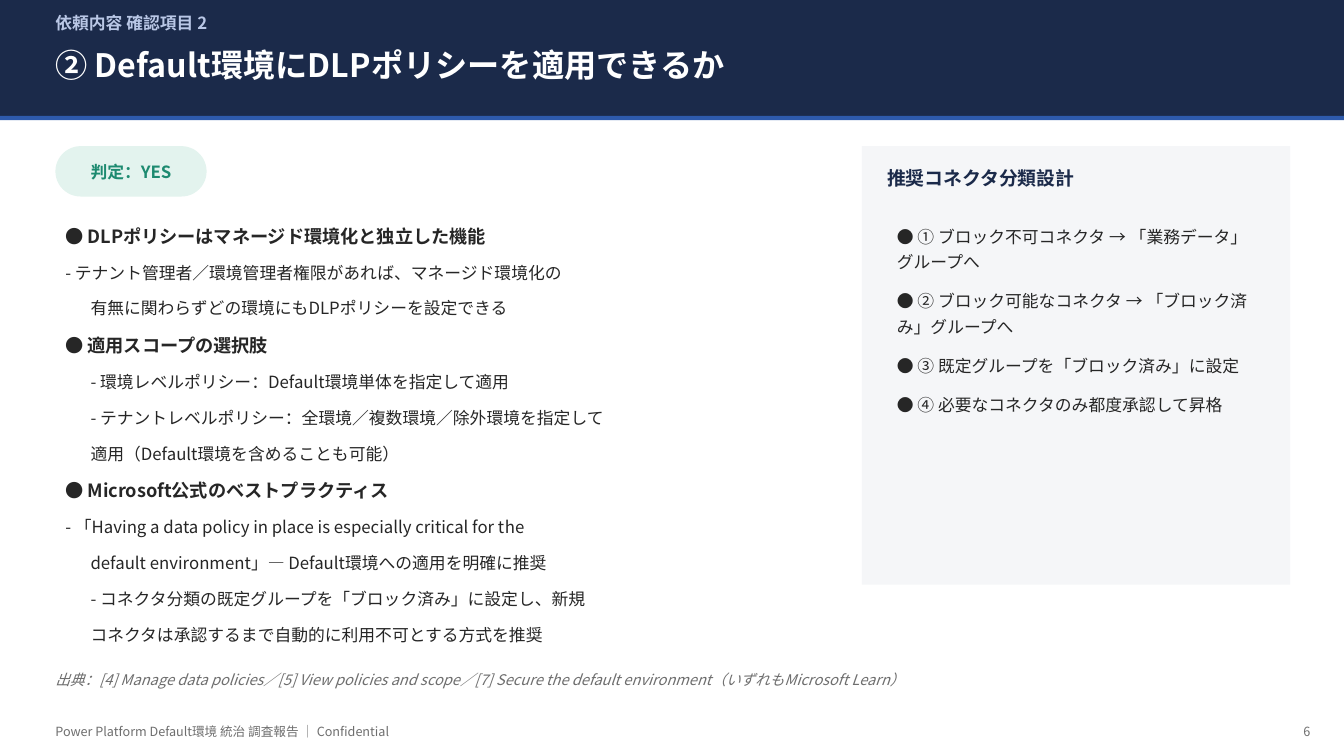
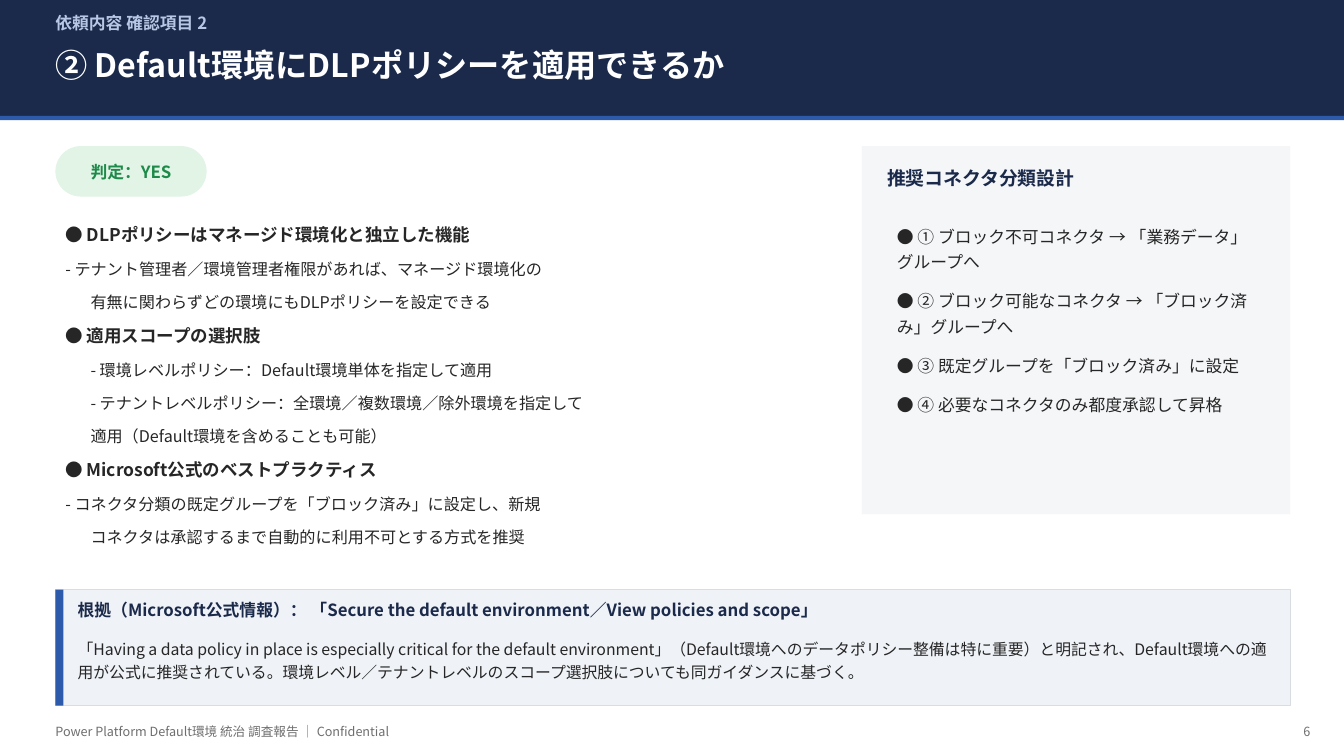
Before and after one commit to takuyanakamura881awc-beep/awc-naka881-repo, a slide deck: slide 6 of docs/PowerPlatform_DefaultEnv_Governance_Report.pptx. Drawn at 1344x756 pixels with LibreOffice and Linux fonts; fonts in the diff are those of the drawing. Boxes give left, top, right and bottom in pixels: in the first picture for what was removed or moved away, otherwise in the second. Text is boxed around its words. In the diff, an @@ line names an element or a change of style, - is before the commit and + after.

```diff
--- a/docs/PowerPlatform_DefaultEnv_Governance_Report.pptx
+++ b/docs/PowerPlatform_DefaultEnv_Governance_Report.pptx
@@ rounded rectangle "判定：YES" at (55, 146, 207, 197): text colour #1D8A70 to #1E8A4A; fill #E3F3EE to #E1F4E6 @@
@@ rectangle: place and size @@
-rectangle at (862, 146, 1291, 585)
+rectangle at (862, 146, 1291, 514)
@@ text "● DLPポリシーはマネージド環境化と独立した機能" at (75, 226, 583, 545): size 13 to 12.5 pt in "● DLPポリシーはマネージド環境化と独立した機能", "● 適用スコープの選択肢", "● Microsoft公式のベストプラクティス"; size 12 to 11.5 pt in "- テナント管理者／環境管理者権限があれば、マネージド環境化の 有無に関わらずどの環境にもDLPポリシーを設定できる", "- 環境レベルポリシー：Default環境単体を指定して適用", "- テナントレベルポリシー：全環境／複数環境／除外環境を指定して 適用（Default環境を含めることも可能）", "- コネクタ分類の既定グループを「ブロック済み」に設定し、新規 コネクタは承認するまで自動的に利用不可とする方式を推奨"; line spacing 1.15 to 1.13; less space between paragraphs @@
@@ text at (75, 519, 546, 571): paragraph removed @@
-- 「Having a data policy in place is especially critical for the
-default environment」— Default環境への適用を明確に推奨
@@ rectangle added at (55, 590, 1291, 706), fill #EFF2F7, outline #D9DCE1 0.75 pt @@
@@ rectangle added at (55, 590, 64, 706), fill #2E5AAC @@
@@ text added at (78, 601, 818, 620), 12 pt, text #1B2A4A, bold @@
+根拠（Microsoft公式情報）： 「Secure the default environment／View policies and scope」
@@ text added at (78, 641, 1267, 680), 11.3 pt, text #262626 @@
+「Having a data policy in place is especially critical for the default environment」（Default環境へのデータポリシー整備は特に重要）と明記され、Default環境への適用が公式に推奨されている。環境レベル／テナントレベルのスコープ選択肢についても同ガイダンスに基づく。
@@ text removed at (55, 672, 904, 689) @@
-出典：[4] Manage data policies／[5] View policies and scope／[7] Secure the default environment（いずれもMicrosoft Learn）
```
Also in this commit, not shown: 10 other slides changed.
